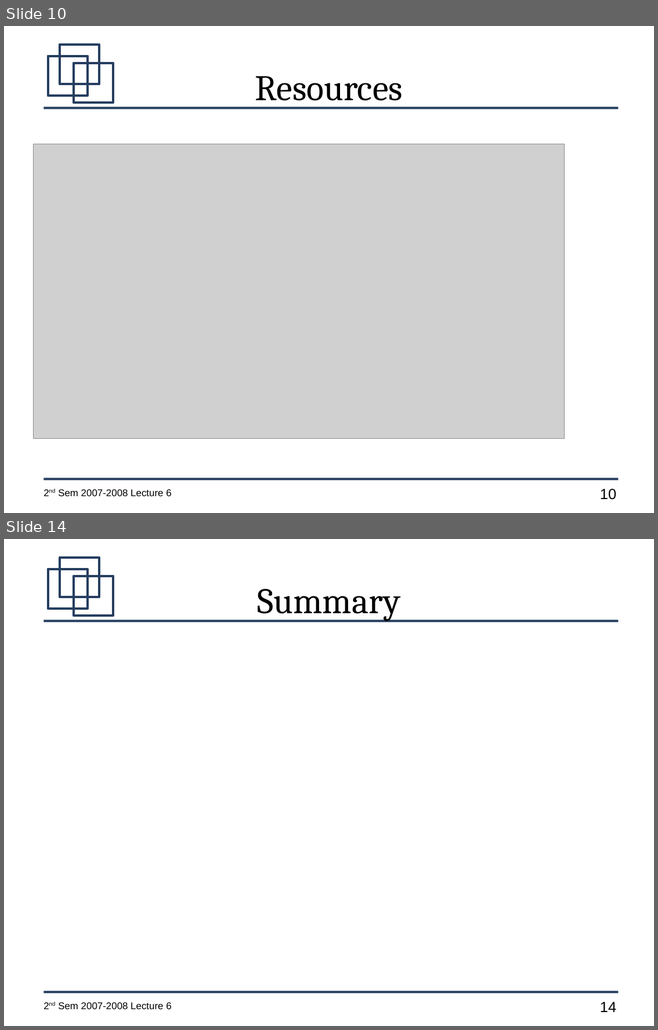
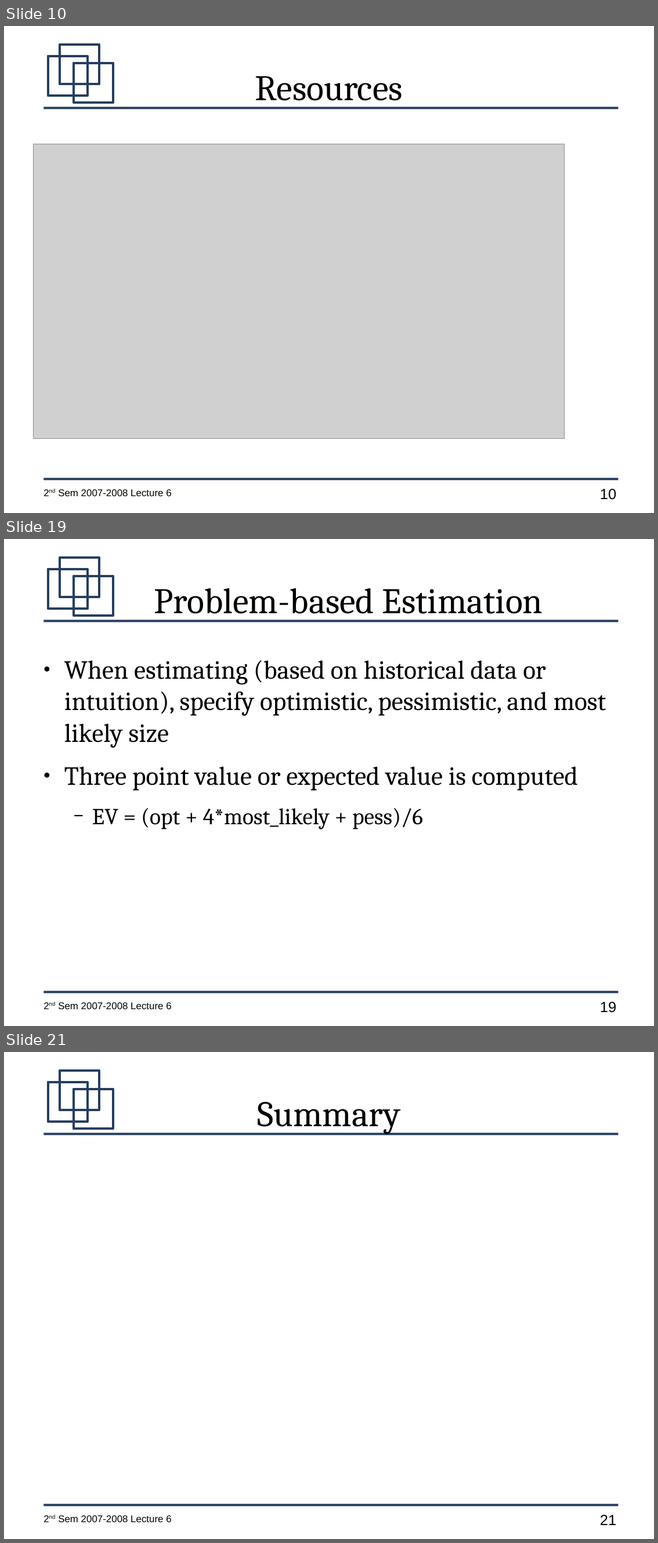
Before and after one commit to jachermocilla/jach-homepage, a slide deck: CMSC128-2nd-Sem-2007-L6.odp. Shown one above the other, each under a label of ours: slides 10 and 14 before the commit, slides 10, 19 and 21 after it; the slides between them are not shown. The pictures are 658x1030 and 658x1543 pixels, drawn with LibreOffice and Linux fonts; fonts in the diff are those of the drawing; grey boxes stand for pictures. Boxes give left, top, right and bottom in pixels: in the first picture for what was removed or moved away, otherwise in the second. Text is boxed around its words. In the diff, an @@ line names an element or a change of style, - is before the commit and + after.

```diff
--- a/CMSC128-2nd-Sem-2007-L6.odp
+++ b/CMSC128-2nd-Sem-2007-L6.odp
@@ slide 19 added at [4,539,654,1026], background #FFFFFF; not listed: 7 template elements that a slide beside it also shows @@
@@ title added at [154,588,543,621], 44 pt, text #000000 @@
+Problem-based Estimation
@@ text added at [64,660,606,830], 32 pt, text #000000 @@
+● When estimating (based on historical data or intuition), specify optimistic, pessimistic, and most likely size
+● Three point value or expected value is computed
+  − EV = (opt + 4*most_likely + pess)/6
@@ what was slide 14 is now slide 21 @@
@@ page number at [600,1515,616,1525]: text changed @@
-14
+21
```
Also in this commit, not shown: 4 slides changed, 6 other slides added.
